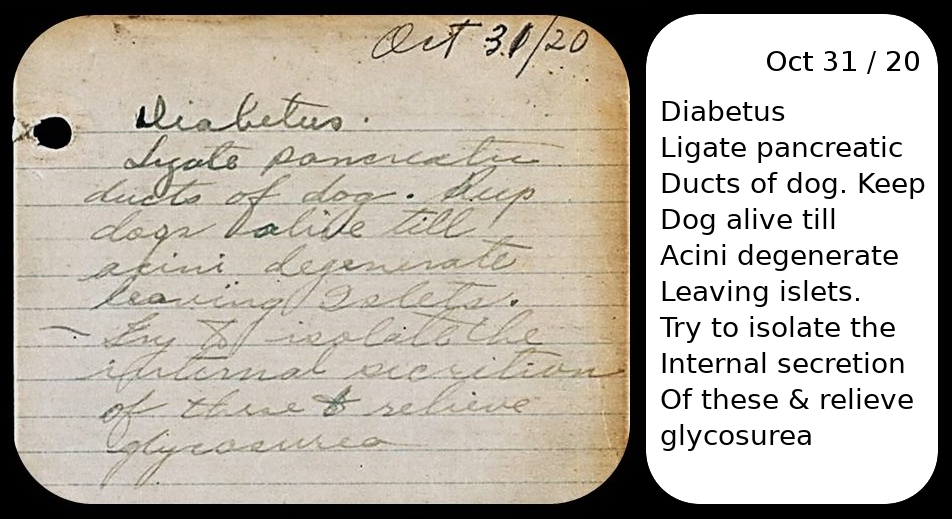
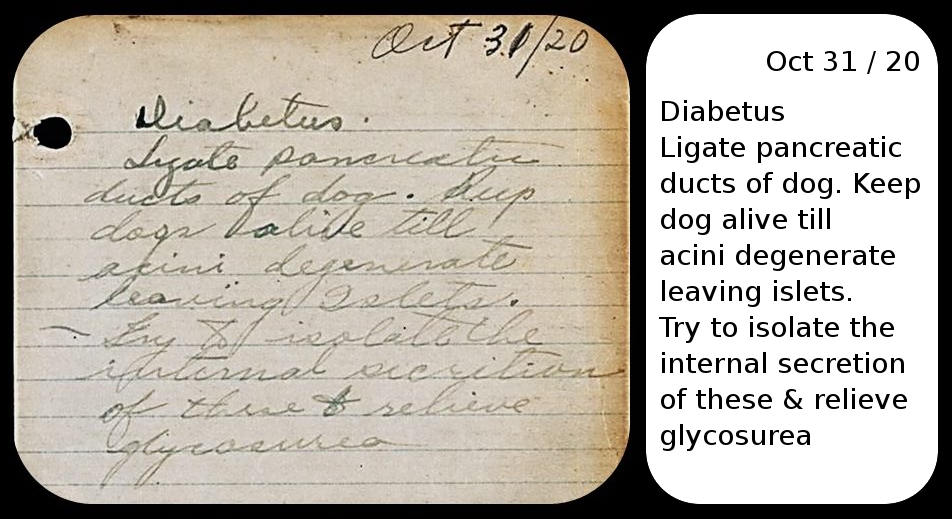
Layered file, before and after one edit (952 x 519). Changes by layer:
painted on "Diabetus ..." over [659, 100, 925, 451]
